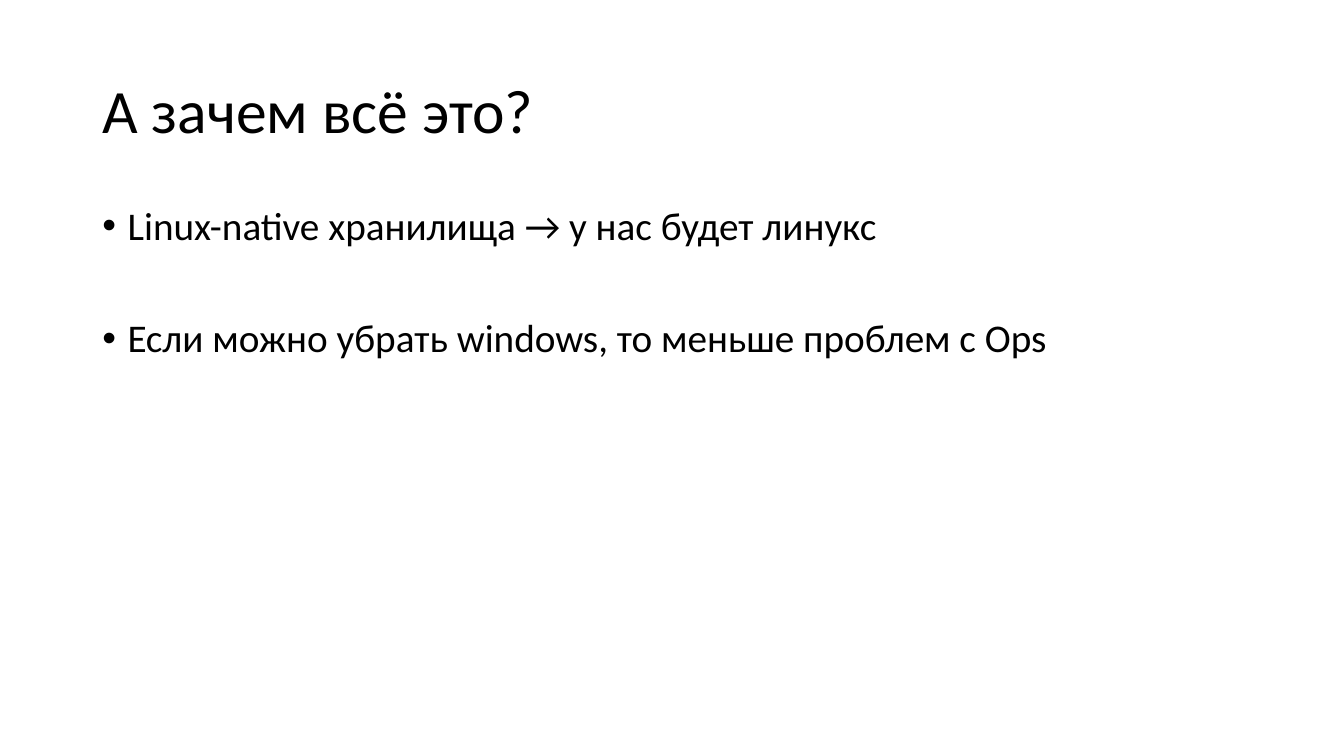
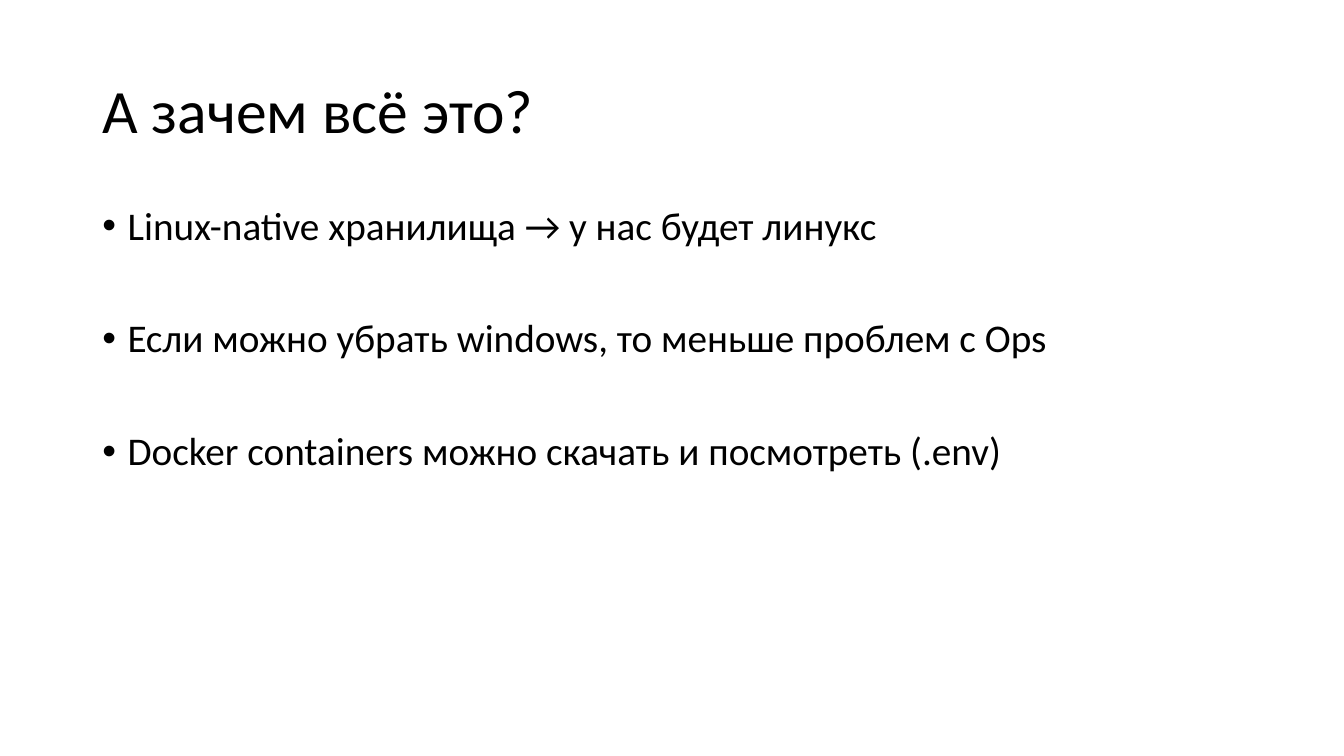
Before and after one commit to aensidhe/presentations, a slide deck: slide 24 of 2017/10/net core and linux in production.pptx (slide 22 before the commit). Drawn at 1344x756 pixels with LibreOffice and Linux fonts; fonts in the diff are those of the drawing. Boxes give left, top, right and bottom in pixels: in the first picture for what was removed or moved away, otherwise in the second. Text is boxed around its words. In the diff, an @@ line names an element or a change of style, - is before the commit and + after.

```diff
--- a/2017/10/net core and linux in production.pptx
+++ b/2017/10/net core and linux in production.pptx
@@ text at [128,436,1001,472]: paragraph added @@
+• Docker containers можно скачать и посмотреть (.env)
```
Also in this commit, not shown: 10 other slides changed, 2 slides added.
